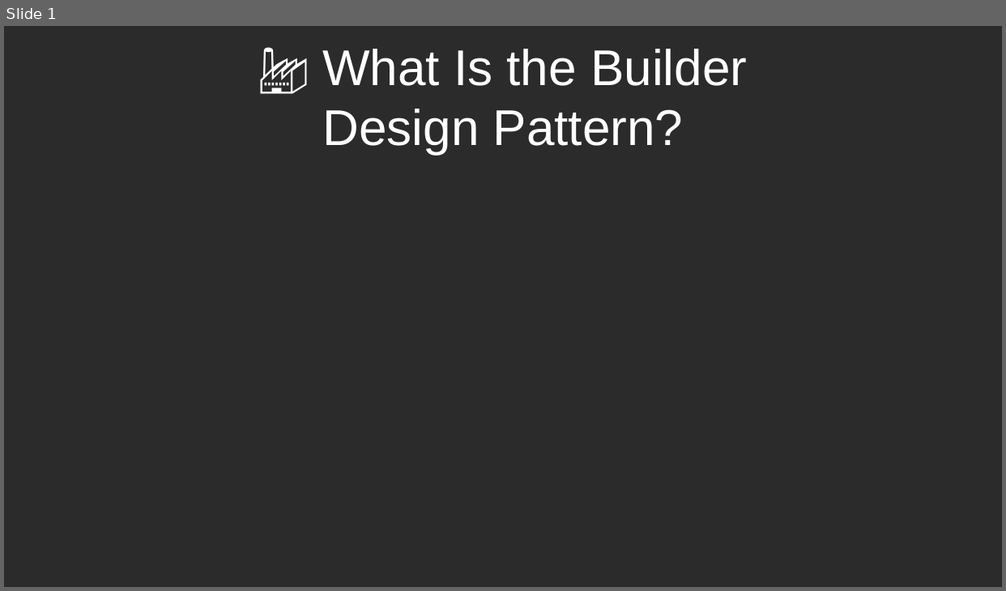
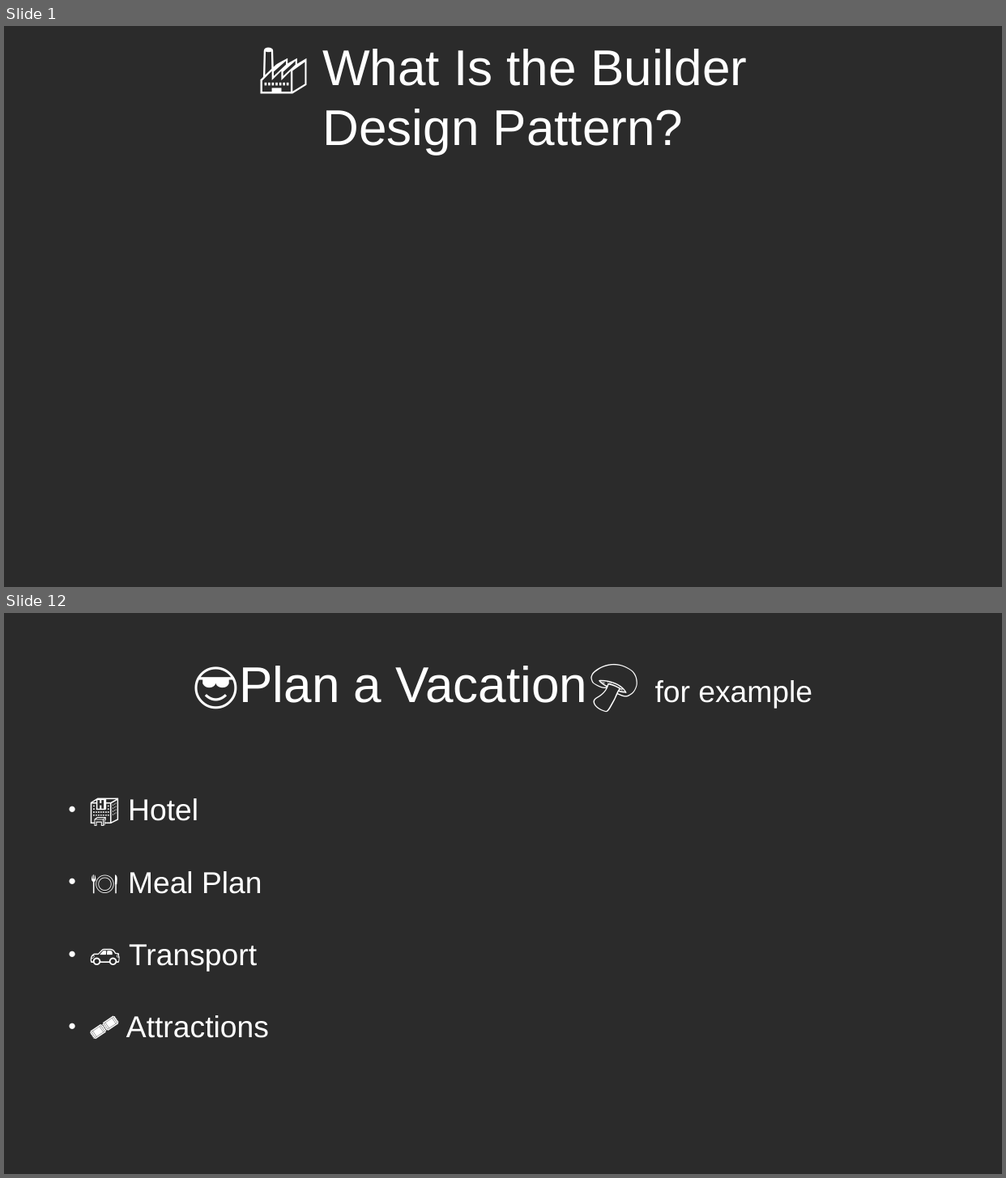
Before and after one commit to RayAndrade/JavaScriptStudy, a slide deck: Creational/Builder/intro/intro.odp. Shown one above the other, each under a label of ours: slide 1 before the commit, slides 1 and 12 after it; the slides between them are not shown. The pictures are 1006x591 and 1006x1178 pixels, drawn with LibreOffice and Linux fonts; fonts in the diff are those of the drawing; background and template pictures are left out; a plain dark background stands for a picture behind light text. Boxes give left, top, right and bottom in pixels: in the first picture for what was removed or moved away, otherwise in the second. Text is boxed around its words. In the diff, an @@ line names an element or a change of style, - is before the commit and + after.

```diff
--- a/Creational/Builder/intro/intro.odp
+++ b/Creational/Builder/intro/intro.odp
@@ slide 12 added at box(4, 613, 1002, 1174), background picture (left out) @@
@@ title added at box(239, 666, 812, 709), 40 pt, text #FFFFFF @@
+😎Plan a Vacation🍄 for example
@@ text added at box(126, 798, 269, 1038), 24 pt, text #FFFFFF @@
+● 🏨 Hotel
+● 🍽️ Meal Plan
+● 🚗 Transport
+● 🎟️ Attractions
```
Also in this commit, not shown: 2 slides changed, 18 other slides added, 58 other files.
